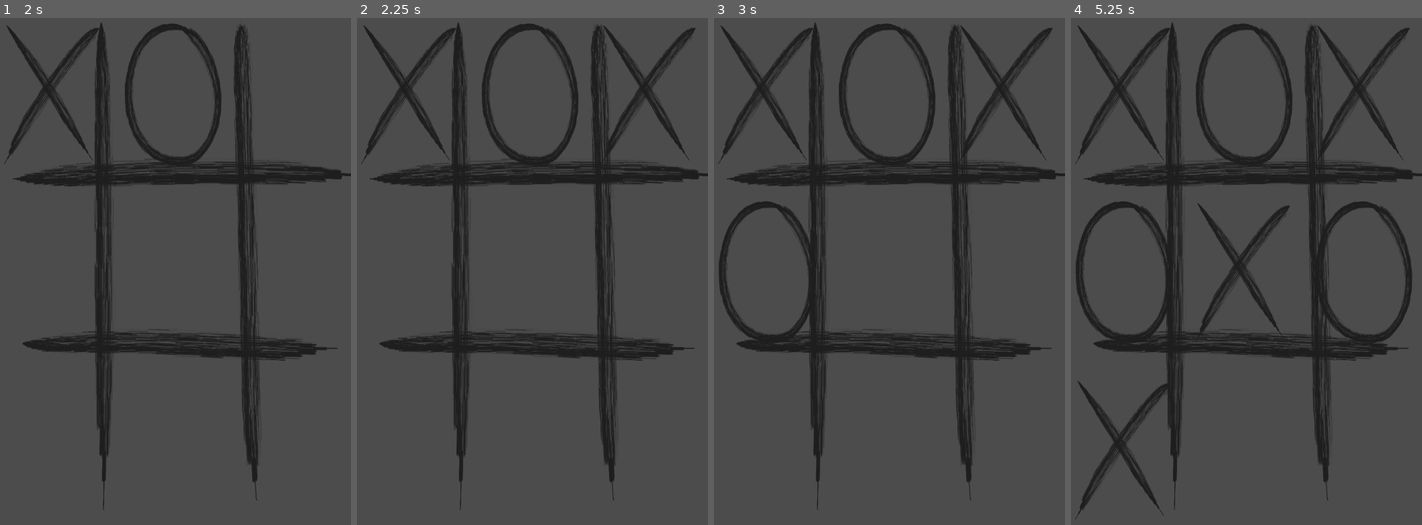
Above: before the commit, frames 1-4 (left to right).
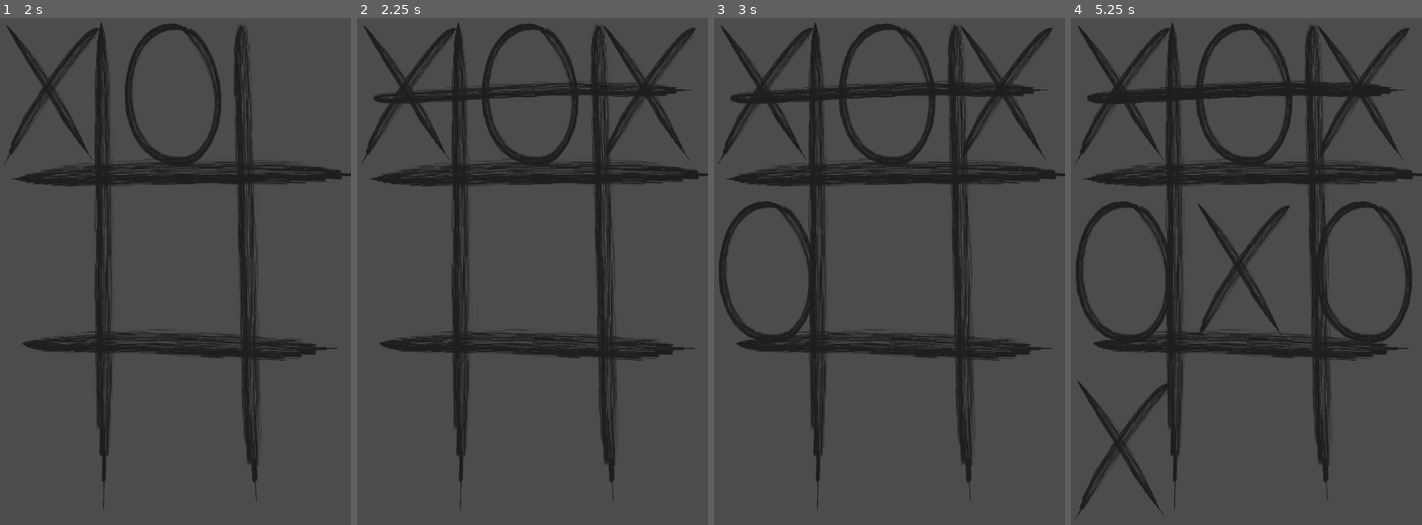
Above: after the commit, the same moments.

Repository: kuma-gee/dualist
Game: Godot game, scene res://scenes/Main.tscn
Two runs of this game, one before a commit and one after it. Both use one fixed random seed, a clock stepped at 60 frames per second and the inputs below.
Inputs (mouse positions are in pixels of both pictures, inside the frame that each line leads up to):
- Up to frame 1 (2 s): click (52, 94) at 0.5 s; click (171, 94) at 1.27 s
- Up to frame 2 (2.25 s): click (648, 94) at 2.02 s
- Up to frame 3 (3 s): click (766, 271) at 2.77 s
- Up to frame 4 (5.25 s): click (1242, 271) at 3.52 s; click (1362, 271) at 4.27 s; click (1123, 448) at 5.02 s

Frame 1 is identical in both runs. In frame 2, 1.3% of the frame differs, in the area x 4-96%, y 12-17%; in frame 3, 1.4%; in frame 4, 1.6%.

Commit message:
feat: match in tic tac toe

Diff:
--- a/games/tic-tac-toe/GridValues.gd
+++ b/games/tic-tac-toe/GridValues.gd
@@ -1,10 +1,11 @@
 class_name GridValues extends Node
+
+signal grid_changed(idx)
 
 export var grid_path: NodePath
 onready var grid: GridContainer = get_node(grid_path)
 
 var values = []
-
 
 func load_grid():
 	values = []
@@ -12,7 +13,7 @@
 	var columns = grid.columns
 	var row = []
 	for idx in range(0, grid.get_child_count()):
-		var child: Button = grid.get_child(idx)
+		var child = grid.get_child(idx)
 		child.connect("pressed", self, "_on_grid_pressed", [idx])
 		row.append(false)
 
@@ -26,8 +27,10 @@
 	var col = idx % grid.columns
 
 	values[row][col] = !values[row][col]
+	emit_signal("grid_changed", Vector2(row, col))
 
 
+# TODO: check by value, multiple players has to be supported
 func has_nth_in_line(count: int) -> Array:
 	var size = values.size()
 	var consecutiveValues = 0
--- a/games/tic-tac-toe/GridValuesTest.gd
+++ b/games/tic-tac-toe/GridValuesTest.gd
@@ -2,7 +2,6 @@
 
 var grid: GridContainer
 var grid_values: GridValues
-
 
 func _create_grid(col: int):
 	grid = GridContainer.new()
--- a/games/tic-tac-toe/TicTacToe.gd
+++ b/games/tic-tac-toe/TicTacToe.gd
@@ -7,9 +7,11 @@
 
 const FIELD_COUNT = 9
 const FIELD_BUTTON = preload("res://games/tic-tac-toe/TicTacToeField.tscn")
+const COLUMNS = 3
 
 export var player_x_texture: Texture
 export var player_o_texture: Texture
+export var winning_line_texture: Texture
 
 onready var grid := $GridContainer
 onready var grid_values := $GridValues
@@ -19,15 +21,39 @@
 func _ready():
 	for _i in range(0, FIELD_COUNT):
 		var field_btn = FIELD_BUTTON.instance()
-		field_btn.connect("pressed", self, "_on_field_btn_pressed", [field_btn])
 		grid.add_child(field_btn)
 
-func _on_field_btn_pressed(btn: TextureButton):
+	grid_values.load_grid()
+
+
+func _get_grid_item_by_index_vector(vec: Vector2) -> TextureButton:
+	var grid_index = vec.x * COLUMNS + vec.y
+	return grid.get_child(grid_index) as TextureButton
+
+
+func _on_GridValues_grid_changed(idx):
+	var btn = _get_grid_item_by_index_vector(idx)
+
 	btn.disabled = true
 	btn.texture_disabled = _get_player_texture()
+
+	var line = grid_values.has_nth_in_line(COLUMNS)
+	if line.size() > 0:
+		var middle = line[1]
+		var grid_middle_item = _get_grid_item_by_index_vector(middle)
+
+		var tex = TextureRect.new()
+		tex.texture = winning_line_texture
+
+		var grid_item_size = grid_middle_item.rect_size
+		var grid_item_pos = grid_middle_item.rect_global_position
+		var texture_size = winning_line_texture.get_size()
+		tex.rect_global_position = grid_item_pos + (grid_item_size / 2) - (texture_size / 2)
+		add_child(tex)
+
+		print(line)
+
 	current_player = Player.O if current_player == Player.X else Player.X
-
-	# TODO: check winning
 
 
 func _get_player_texture() -> Texture:
--- a/games/tic-tac-toe/TicTacToe.tscn
+++ b/games/tic-tac-toe/TicTacToe.tscn
@@ -1,10 +1,11 @@
-[gd_scene load_steps=6 format=2]
+[gd_scene load_steps=7 format=2]
 
 [ext_resource path="res://games/tic-tac-toe/TicTacToe.gd" type="Script" id=1]
 [ext_resource path="res://games/tic-tac-toe/player-o.png" type="Texture" id=2]
 [ext_resource path="res://games/tic-tac-toe/player-x.png" type="Texture" id=3]
 [ext_resource path="res://games/tic-tac-toe/field.png" type="Texture" id=4]
 [ext_resource path="res://games/tic-tac-toe/GridValues.gd" type="Script" id=5]
+[ext_resource path="res://games/tic-tac-toe/line.png" type="Texture" id=6]
 
 [node name="TicTacToe" type="Control"]
 anchor_right = 1.0
@@ -15,6 +16,7 @@
 }
 player_x_texture = ExtResource( 3 )
 player_o_texture = ExtResource( 2 )
+winning_line_texture = ExtResource( 6 )
 
 [node name="TextureRect" type="TextureRect" parent="."]
 anchor_right = 1.0
@@ -36,3 +38,5 @@
 [node name="GridValues" type="Node" parent="."]
 script = ExtResource( 5 )
 grid_path = NodePath("../GridContainer")
+
+[connection signal="grid_changed" from="GridValues" to="." method="_on_GridValues_grid_changed"]
